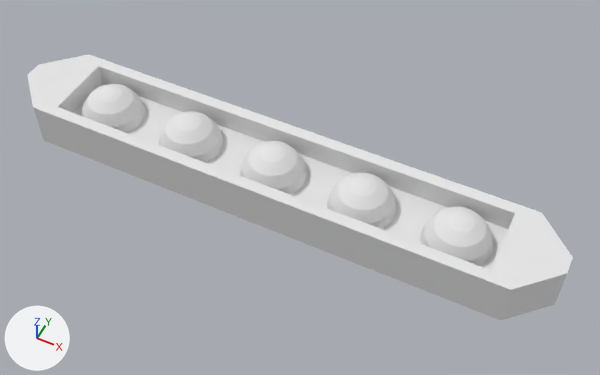
Two versions of the Blender file Assets/Models/SideLights/Side Warning lights.blend, one commit apart.
Rendered twice from a 50 mm lens placed at (0.575, -1.027, 1.314), pointed at (0.061, 0.002, 0.028). The lights are fixed; the arrows at lower left show +X, +Y and +Z.
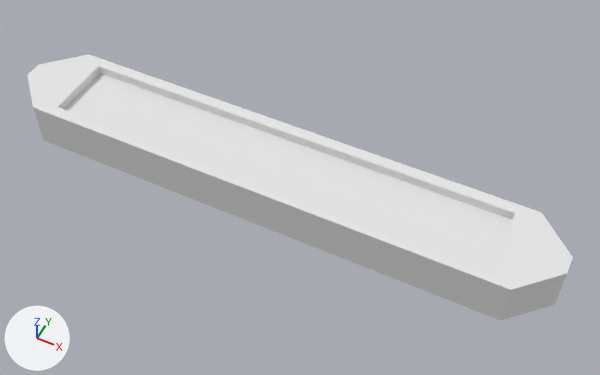
Edits to the scene script, one JSON object a line:
```json
{"block": "me_cube", "where": "me_cube.from_pydata(...)  # 837 vertices, 826 faces; spans x -0.61..0.61, y -0.1..0.1, z -0.008..0.11"}
{"block": "me_cube", "where": "# used by ob_cube; location = (0.0, 0.0, 0.0)"}
{"block": "me_cube", "where": "# verts and faces of me_cube; kept vertices keep their numbers, new ones are numbered from 837"}
{"block": "me_cube", "change": "me_cube part 1: the loose piece of 161 vertices spanning x -0.07..0.07, y -0.07..0.07, z 0.04..0.11 is deleted"}
{"block": "me_cube", "change": "me_cube part 2: the loose piece of 161 vertices spanning x 0.13..0.27, y -0.07..0.07, z 0.04..0.11 is deleted"}
{"block": "me_cube", "change": "me_cube part 3: the loose piece of 161 vertices spanning x 0.33..0.47, y -0.07..0.07, z 0.04..0.11 is deleted"}
{"block": "me_cube", "change": "me_cube part 4: the loose piece of 161 vertices spanning x -0.27..-0.13, y -0.07..0.07, z 0.04..0.11 is deleted"}
{"block": "me_cube", "change": "me_cube part 5: the loose piece of 161 vertices spanning x -0.47..-0.33, y -0.07..0.07, z 0.04..0.11 is deleted"}
{"block": "me_cube", "change": "me_cube part 6"}
{"op": "add", "block": "me_cube", "code": "verts[837] = (0.485, -0.075, 0.072)"}
{"op": "add", "block": "me_cube", "code": "verts[838] = (0.485, 0.075, 0.072)"}
{"op": "add", "block": "me_cube", "code": "verts[839] = (-0.484, 0.075, 0.072)  # pixel (100, 73)"}
{"op": "add", "block": "me_cube", "code": "verts[840] = (-0.484, -0.075, 0.072)"}
{"op": "add", "block": "me_cube", "code": "faces += [(837, 838, 839, 840)]  # mat_redlight (white #e7e7e7)"}
```

Boxes [x1, y1, x2, y2] around the edits, measured in the pictures (600 x 375 px):
```json
{"part": 1, "of": "me_cube", "change": "deleted", "before": [240, 141, 307, 195]}
{"part": 2, "of": "me_cube", "change": "deleted", "before": [327, 173, 396, 229]}
{"part": 3, "of": "me_cube", "change": "deleted", "before": [420, 206, 492, 266]}
{"part": 4, "of": "me_cube", "change": "deleted", "before": [159, 111, 223, 163]}
{"part": 5, "of": "me_cube", "change": "deleted", "before": [82, 84, 145, 133]}
{"part": 6, "of": "me_cube", "change": "added", "after": [64, 73, 512, 270]}
```
